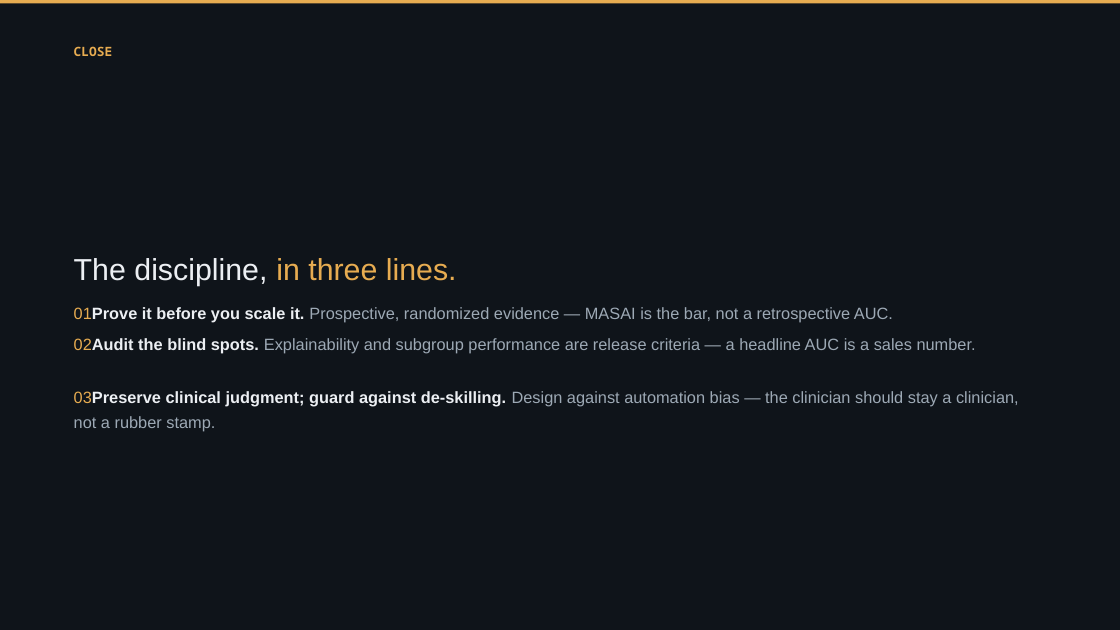
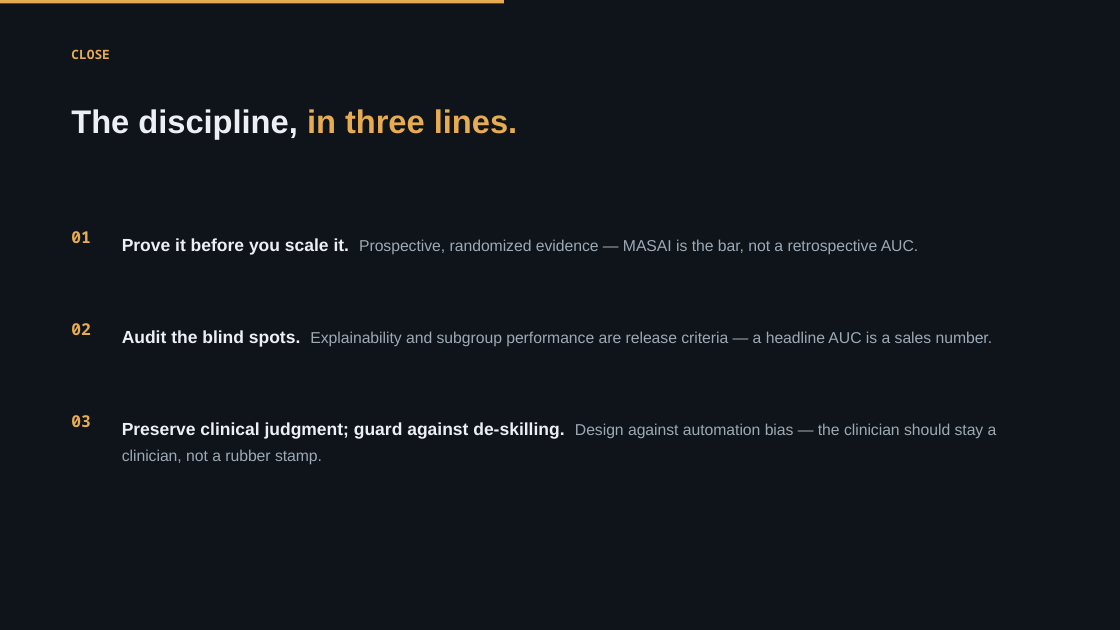
Before and after one commit to Emory-HITI/Mammo, a slide deck: slide 3 of keynote-iwbi-2026/pptx/sections/IWBI2026_Trivedi_07_close.pptx. Drawn at 1120x630 pixels with LibreOffice and Linux fonts; fonts in the diff are those of the drawing; background and template pictures are left out. Boxes give left, top, right and bottom in pixels: in the first picture for what was removed or moved away, otherwise in the second. Text is boxed around its words. In the diff, an @@ line names an element or a change of style, - is before the commit and + after.

```diff
--- a/keynote-iwbi-2026/pptx/sections/IWBI2026_Trivedi_07_close.pptx
+++ b/keynote-iwbi-2026/pptx/sections/IWBI2026_Trivedi_07_close.pptx
@@ rectangle resized from (x1=0, y1=0, x2=1120, y2=3) to (x1=0, y1=0, x2=504, y2=3) @@
@@ text "CLOSE" at (x1=71, y1=49, x2=110, y2=59): line spacing 1.28 to 1; less space between paragraphs @@
@@ text "The discipline, in three lines." moved from (x1=74, y1=258, x2=457, y2=286) to (x1=71, y1=109, x2=517, y2=139) @@
@@ text "The discipline, in three lines." at (x1=71, y1=109, x2=517, y2=139): size 26 to 28 pt, bold on; line spacing 1.06 to 1.1; less space between paragraphs @@
@@ text added at (x1=71, y1=231, x2=91, y2=243), 14 pt, text #E7AC51, bold @@
+01
@@ text at (x1=122, y1=238, x2=918, y2=255): text changed; size 14 to 13.5 pt @@
-01Prove it before you scale it. Prospective, randomized evidence — MASAI is the bar, not a retrospective AUC.
+Prove it before you scale it. Prospective, randomized evidence — MASAI is the bar, not a retrospective AUC.
@@ text added at (x1=71, y1=323, x2=91, y2=335), 14 pt, text #E7AC51, bold @@
+02
@@ text at (x1=122, y1=330, x2=993, y2=347): text changed; size 14 to 13.5 pt @@
-02Audit the blind spots. Explainability and subgroup performance are release criteria — a headline AUC is a sales number.
+Audit the blind spots. Explainability and subgroup performance are release criteria — a headline AUC is a sales number.
@@ text added at (x1=71, y1=415, x2=91, y2=427), 14 pt, text #E7AC51, bold @@
+03
@@ text at (x1=122, y1=422, x2=997, y2=465): text changed; size 14 to 13.5 pt @@
-03Preserve clinical judgment; guard against de-skilling. Design against automation bias — the clinician should stay a clinician, not a rubber stamp.
+Preserve clinical judgment; guard against de-skilling. Design against automation bias — the clinician should stay a clinician, not a rubber stamp.
```
Also in this commit, not shown: 4 other slides changed, 3 other files.
